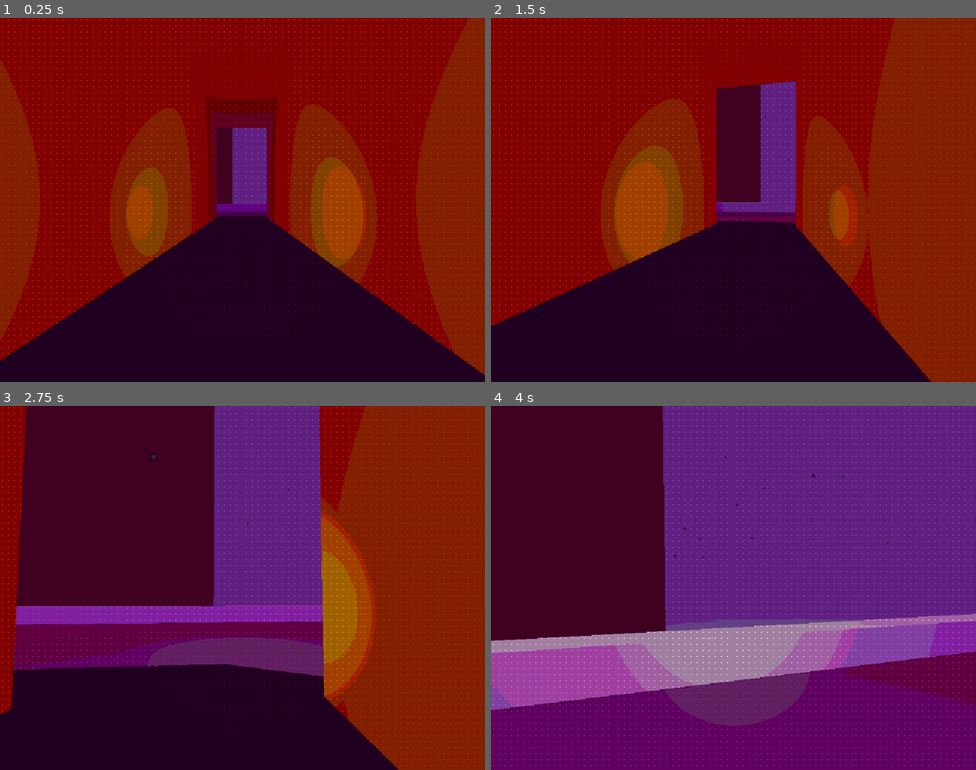
Above: before the commit, frames 1-4 (two rows, left to right).
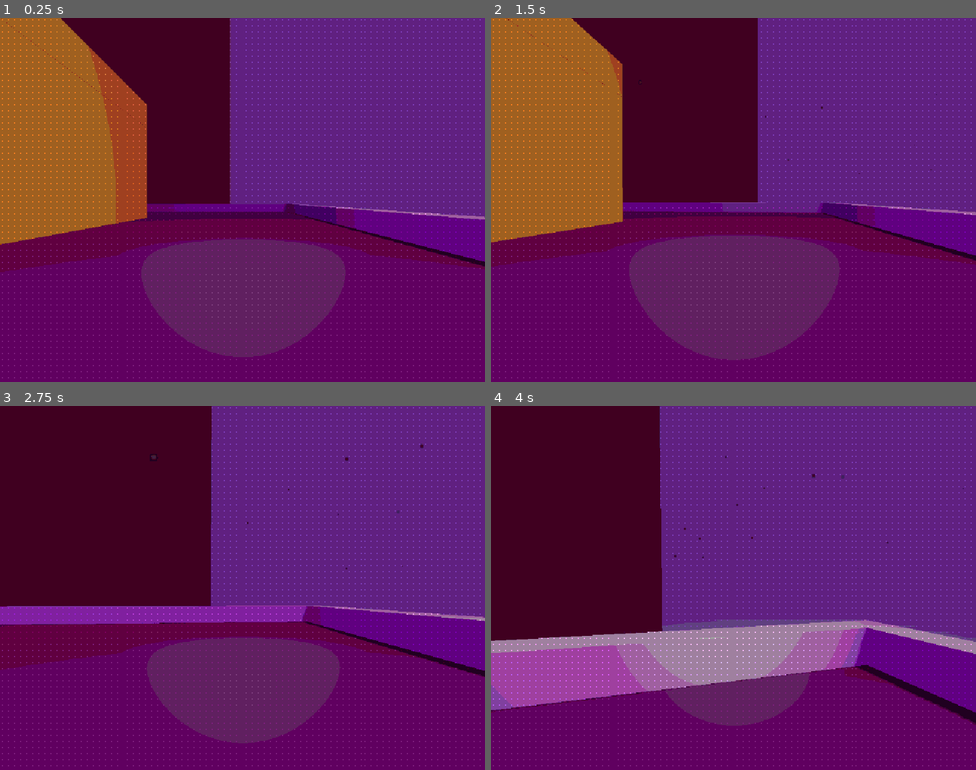
Above: after the commit, the same moments.

Repository: enedee/exploration_game
Game: Godot game, scene res://Test_Scene.tscn
Two runs of this game, one before a commit and one after it. Both use one fixed random seed, a clock stepped at 60 frames per second and the inputs below.
Inputs (mouse positions are in pixels of both pictures, inside the frame that each line leads up to):
- Up to frame 1 (0.25 s): no input
- Up to frame 2 (1.5 s): move the mouse to (757, 200) at 0.52 s; hold W (up) from 0.53 s (still down); tap Space (jump) at 0.77 s; move the mouse to (709, 200) at 1.27 s
- Up to frame 3 (2.75 s): keep holding W (up); tap Space (jump) at 1.52 s; move the mouse to (252, 580) at 2.02 s
- Up to frame 4 (4 s): keep holding W (up); move the mouse to (728, 595) at 2.77 s; tap Space (jump) at 3.02, 3.77 s; move the mouse to (767, 591) at 3.52 s

The runs differ from the first frame. In frame 1, 98% of the frame differs, in the area x 0-100%, y 0-100%; in frame 2, 94%; in frame 3, 56%; in frame 4, 5.9%.

Commit message:
testing git lol

Diff:
--- a/Test_Scene.tscn
+++ b/Test_Scene.tscn
@@ -150,7 +150,7 @@
 size = Vector3(1, 1, 36.1)
 
 [node name="Player" type="CharacterBody3D" parent="."]
-transform = Transform3D(1.58933e-08, 0, 1, 0, 1, 0, -1, 0, 1.58933e-08, 10.5154, 0, 0)
+transform = Transform3D(1.58325e-08, -2.32831e-10, 1, 4.20641e-12, 1, 2.32831e-10, -1, -1.21645e-11, 1.58325e-08, 10.5091, -0.00242902, -12.1387)
 script = ExtResource("2_yy3yr")
 
 [node name="GPUParticles3D" type="GPUParticles3D" parent="Player"]
